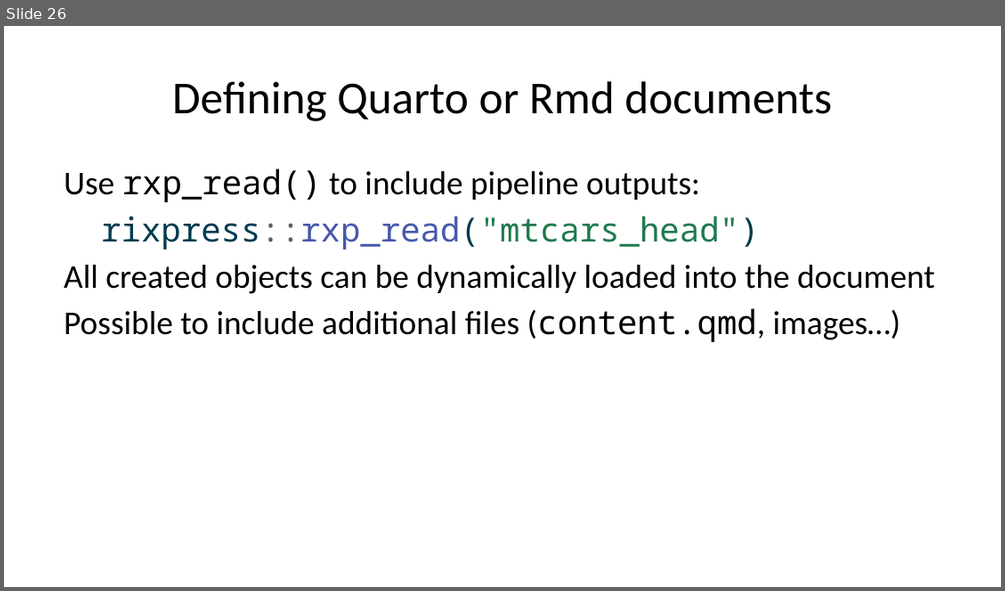
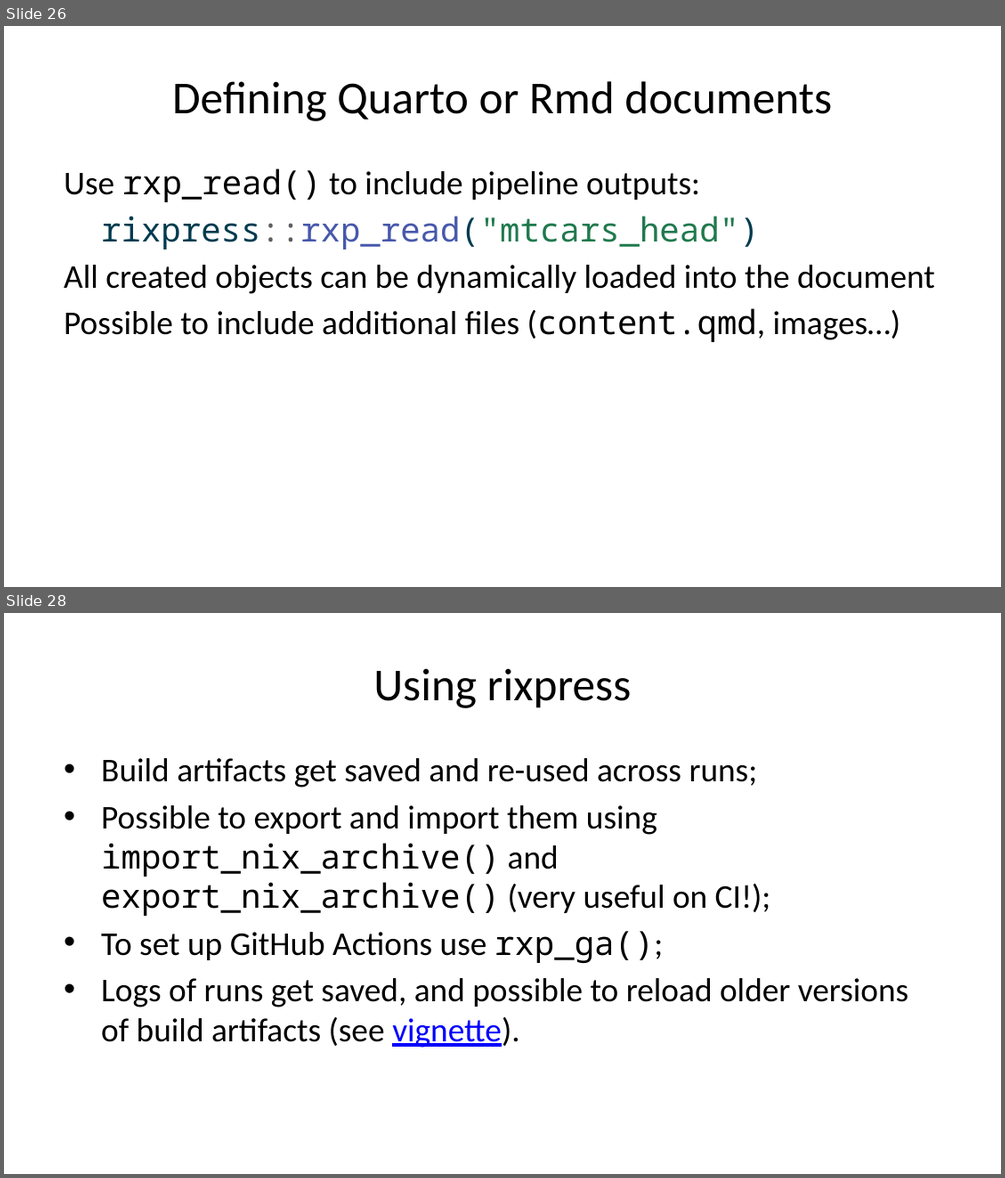
Before and after one commit to b-rodrigues/r-medicine-nix-workshop, a slide deck: docs/index.pptx. Shown one above the other, each under a label of ours: slide 26 before the commit, slides 26 and 28 after it; the slides between them are not shown. The pictures are 1005x591 and 1005x1178 pixels, drawn with LibreOffice and Linux fonts; fonts in the diff are those of the drawing. Boxes give left, top, right and bottom in pixels: in the first picture for what was removed or moved away, otherwise in the second. Text is boxed around its words. In the diff, an @@ line names an element or a change of style, - is before the commit and + after.

```diff
--- a/docs/index.pptx
+++ b/docs/index.pptx
@@ slide 28 added at [4, 613, 1001, 1174], background #FFFFFF @@
@@ title added at [373, 668, 631, 708], 33 pt, text #000000 @@
+Using rixpress
@@ text added at [101, 758, 908, 1047], 24 pt, text #000000 @@
+• Build artifacts get saved and re-used across runs;
+• Possible to export and import them using import_nix_archive() and export_nix_archive() (very useful on CI!);
+• To set up GitHub Actions use rxp_ga();
+• Logs of runs get saved, and possible to reload older versions of build artifacts (see vignette).
```
Also in this commit, not shown: 3 slides changed, 13 other files.
